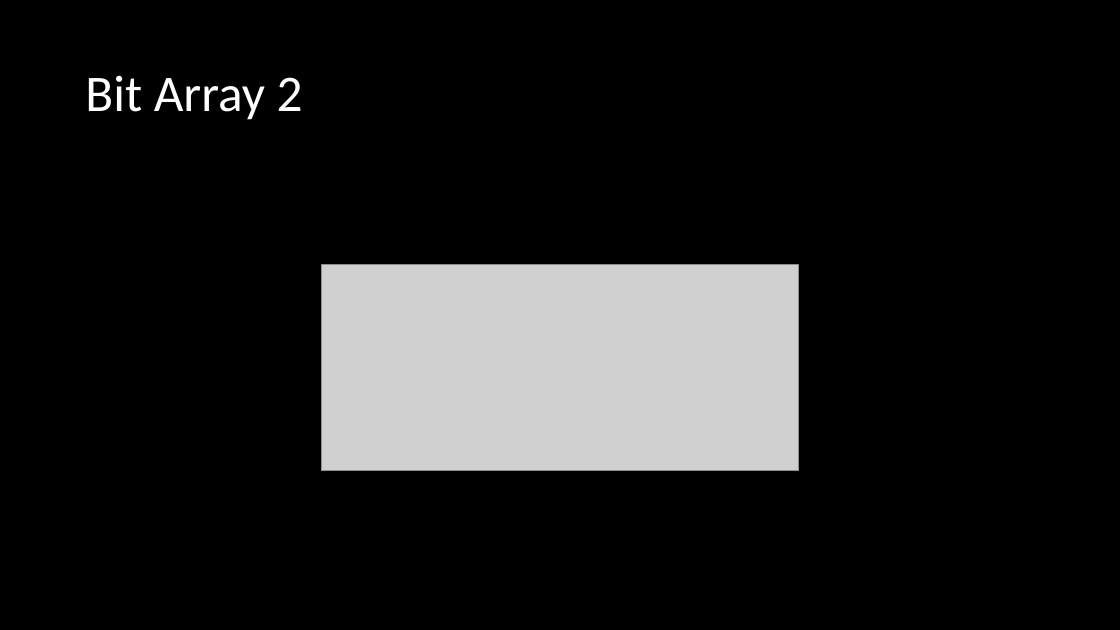
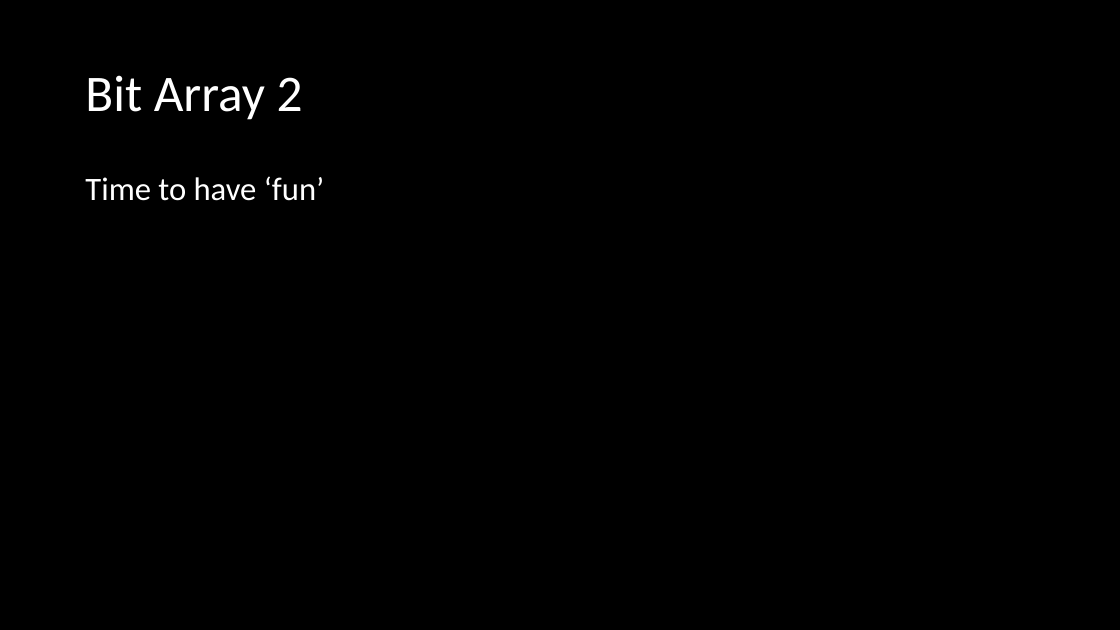
Before and after one commit to microsoft/Flash_University, a slide deck: slide 12 of CLR_via_CSharp/Chapter 10 - Properties/Properties.pptx. Drawn at 1120x630 pixels with LibreOffice and Linux fonts; fonts in the diff are those of the drawing; grey boxes stand for pictures. Boxes give left, top, right and bottom in pixels: in the first picture for what was removed or moved away, otherwise in the second. Text is boxed around its words. In the diff, an @@ line names an element or a change of style, - is before the commit and + after.

Commit message:
final final update

```diff
--- a/CLR_via_CSharp/Chapter 10 - Properties/Properties.pptx
+++ b/CLR_via_CSharp/Chapter 10 - Properties/Properties.pptx
@@ text added at (85, 176, 325, 201), 28 pt, text #FFFFFF @@
+Time to have ‘fun’
@@ picture removed at (321, 265, 799, 471) @@
```
